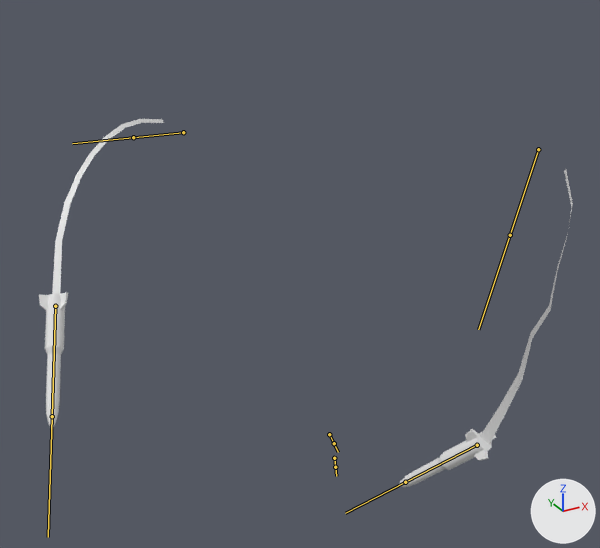
The FBX model Assets/Meshes/Rockets.fbx as it was, and as the next commit left it.
The view is the same before and after, from a 50 mm lens placed at (-3.77, -10.01, 5.08), pointed at (-0.24, -3.58, 1.87). The axes (+X, +Y, +Z) are drawn at lower right. The lights are the same throughout. Both versions are drawn at frame 31 of the action 'Armature|ArmatureAction'; the numbers are the values there. The bones that bend it are drawn over the model as lines.
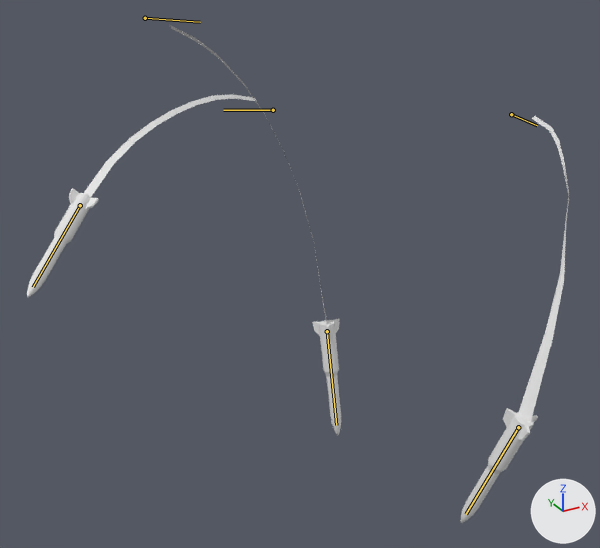
Location of each change, (x1, y1, x2, y2) in pixels of the pictures (600 x 548 px):
'Cube.025', posed (35% taller)
    before: (39, 119, 573, 487)
    after: (27, 25, 569, 523)
bone 'Rocket1', root to tip
    before: (477, 445) to (405, 482)
    after: (518, 427) to (466, 514)
bone 'Rocket2', root to tip
    before: (55, 306) to (52, 416)
    after: (80, 205) to (33, 287)
bone 'Rocket3', root to tip
    before: (334, 458) to (335, 467)
    after: (327, 331) to (336, 425)
bone 'Smoke1', root to tip
    before: (538, 149) to (510, 235)
    after: (511, 114) to (537, 125)
bone 'Smoke2', root to tip
    before: (183, 132) to (133, 137)
    after: (273, 110) to (223, 110)
bone 'Smoke3', root to tip
    before: (329, 434) to (334, 443)
    after: (145, 18) to (200, 22)

The edits, one by one:
Bone 'Rocket1' (bone_rocket1) moves from (0.345, 0.955, 5.61) to (0.296, 1.433, 6.097).
Bone 'Rocket1' (bone_rocket1) turns from (-49, 32, 131) to (-26, 53, 147) degrees about its own x, y and z.
Bone 'Rocket2' (bone_rocket2) moves from (-3.437, 1.788, 2.986) to (-3.02, 2.555, 2.581).
Bone 'Rocket2' (bone_rocket2) turns from (115, -47, 38) to (110, -47, 8) degrees about its own x, y and z.
Bone 'Rocket3' (bone_rocket3) moves from (0.909, -0.027, 4.045) to (0.961, 1.283, 3.776).
Bone 'Rocket3' (bone_rocket3) is rescaled from (0.1, 0.1, 0.1) to (1.0, 1.0, 1.0).
Bone 'Smoke1' (bone_smoke1) moves from (2.012, 5.459, 4.254) to (2.446, 5.579, 3.38).
Bone 'Smoke1' (bone_smoke1) turns from (39, -47, 102) to (70, -23, 29) degrees about its own x, y and z.
Bone 'Smoke2' (bone_smoke2) moves from (-1.374, 5.208, 1.023) to (-0.07, 5.277, 0.766).
Bone 'Smoke2' (bone_smoke2) turns from (140, -22, -85) to (150, -24, -89) degrees about its own x, y and z.
Bone 'Smoke3' (bone_smoke3) moves from (0.897, 2.713, 3.959) to (0.293, 6.493, 0.935).
Bone 'Smoke3' (bone_smoke3) turns from (63, -53, 136) to (104, -4, 116) degrees about its own x, y and z.
Bone 'Smoke3' (bone_smoke3) is rescaled from (0.1, 0.1, 0.1) to (1.0, 1.0, 1.0).
